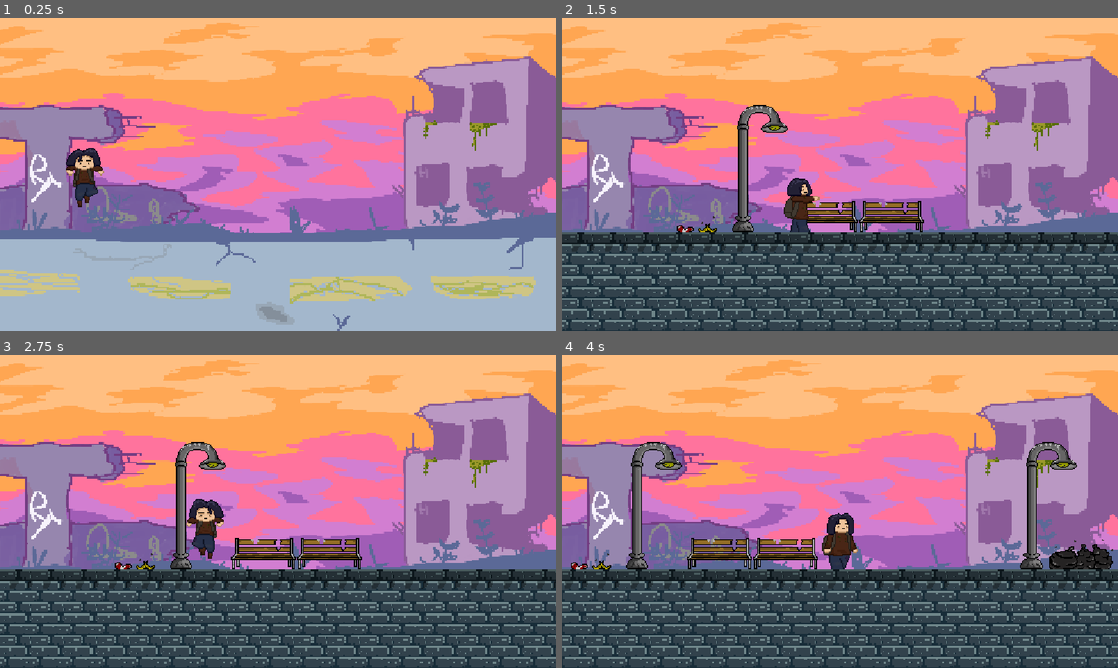
Above: before the commit, frames 1-4 (two rows, left to right).
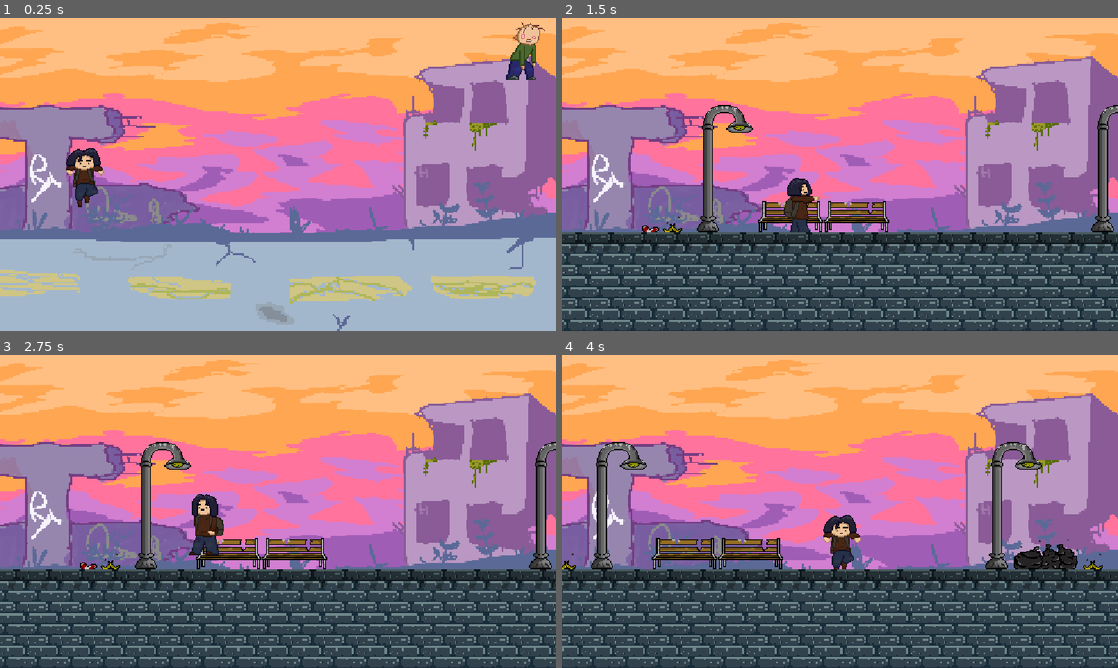
Above: after the commit, the same moments.

Repository: Renaaa189/WhatRemains
Game: Godot game, scene res://scenes/escena_principal.tscn
Two runs of this game, one before a commit and one after it. Both use one fixed random seed, a clock stepped at 60 frames per second and the inputs below.
Inputs (mouse positions are in pixels of both pictures, inside the frame that each line leads up to):
- Up to frame 1 (0.25 s): no input
- Up to frame 2 (1.5 s): move the mouse to (962, 158) at 0.52 s; hold Right (derecha) from 0.53 s (still down); click (962, 158) at 0.6 s; tap Space (saltar) at 0.77 s; move the mouse to (728, 190) at 1.27 s; click (728, 190) at 1.35 s
- Up to frame 3 (2.75 s): tap Space (saltar) at 1.52 s; move the mouse to (333, 442) at 2.02 s; release Right (derecha) at 2.03 s; hold A (izquierda) from 2.03 s (still down); click (333, 442) at 2.1 s
- Up to frame 4 (4 s): move the mouse to (812, 574) at 2.77 s; release A (izquierda) at 2.78 s; hold Right (derecha) from 2.78 s (still down); click (812, 574) at 2.85 s; tap Space (saltar) at 3.02, 3.77 s; move the mouse to (1006, 558) at 3.52 s; click (1006, 558) at 3.6 s

The runs differ from the first frame. In frame 1, 0.6% of the frame differs, in the area x 91-98%, y 1-20%; in frame 2, 11%; in frame 3, 12%; in frame 4, 14%, in the area x 0-100%, y 27-100%.

Commit message:
El somvi todo kumeadito ya está listo, solo le falta que colisione con el piso y que mate al jugador que ñikoooo  (っ´ཀ`)っ ╰⋃╯, :p sayonara baby

Diff:
--- a/game/project.godot
+++ b/game/project.godot
@@ -52,9 +52,9 @@
 
 [layer_names]
 
-2d_physics/layer_1="Sólido"
-2d_physics/layer_2="Daño"
-2d_physics/layer_3="Jugador"
+2d_physics/layer_1="World"
+2d_physics/layer_2="Player"
+2d_physics/layer_3="Enemy"
 2d_physics/layer_4="Recolectable"
 
 [physics]
--- a/game/scenes/Jugador/jugador.tscn
+++ b/game/scenes/Jugador/jugador.tscn
@@ -6,7 +6,9 @@
 [sub_resource type="RectangleShape2D" id="RectangleShape2D_u04hk"]
 size = Vector2(26, 58)
 
-[node name="Jugador" type="CharacterBody2D" unique_id=1052281432 node_paths=PackedStringArray("animacion")]
+[node name="Jugador" type="CharacterBody2D" unique_id=1052281432 node_paths=PackedStringArray("animacion") groups=["player"]]
+collision_layer = 2
+collision_mask = 5
 script = ExtResource("1_pxqnj")
 animacion = NodePath("Animaciones")
 
--- a/game/scenes/escena_principal.tscn
+++ b/game/scenes/escena_principal.tscn
@@ -3,6 +3,7 @@
 [ext_resource type="AudioStream" uid="uid://b0gpxsxotol1o" path="res://assets/music/Ciudad.mp3" id="1_4dcfo"]
 [ext_resource type="PackedScene" uid="uid://b4c3xwy1wvrou" path="res://scenes/Jugador/jugador.tscn" id="2_k880e"]
 [ext_resource type="PackedScene" uid="uid://rwvom5lfx28u" path="res://scenes/niveles/escena_ciudad.tscn" id="3_4h067"]
+[ext_resource type="PackedScene" uid="uid://do4y6etthnaq3" path="res://scenes/zombie.tscn" id="4_4dcfo"]
 
 [node name="EscenaPrincipal" type="Node2D" unique_id=1370056344]
 
@@ -17,3 +18,7 @@
 [node name="Node2D" type="Node2D" parent="." unique_id=56805840]
 
 [node name="EscenaCiudad" parent="Node2D" unique_id=377172697 instance=ExtResource("3_4h067")]
+position = Vector2(-34, 0)
+
+[node name="Zombie" parent="." unique_id=1800657608 instance=ExtResource("4_4dcfo")]
+position = Vector2(496, -51)
--- /dev/null
+++ b/game/scenes/zombie.tscn
@@ -0,0 +1,125 @@
+[gd_scene format=3 uid="uid://do4y6etthnaq3"]
+
+[ext_resource type="Script" uid="uid://diwh3332vsblh" path="res://scripts/zombie.gd" id="1_1vlb3"]
+[ext_resource type="Texture2D" uid="uid://ct7biu6cuuo5p" path="res://assets/sprites/Zombie/Sprite-0001-Recovered.png" id="2_httt1"]
+
+[sub_resource type="AtlasTexture" id="AtlasTexture_httt1"]
+atlas = ExtResource("2_httt1")
+region = Rect2(0, 0, 66, 77)
+
+[sub_resource type="AtlasTexture" id="AtlasTexture_7pfmu"]
+atlas = ExtResource("2_httt1")
+region = Rect2(66, 0, 66, 77)
+
+[sub_resource type="AtlasTexture" id="AtlasTexture_3fthk"]
+atlas = ExtResource("2_httt1")
+region = Rect2(132, 0, 66, 77)
+
+[sub_resource type="AtlasTexture" id="AtlasTexture_aetfh"]
+atlas = ExtResource("2_httt1")
+region = Rect2(198, 0, 66, 77)
+
+[sub_resource type="AtlasTexture" id="AtlasTexture_xepks"]
+atlas = ExtResource("2_httt1")
+region = Rect2(0, 0, 66, 77)
+
+[sub_resource type="AtlasTexture" id="AtlasTexture_4gx57"]
+atlas = ExtResource("2_httt1")
+region = Rect2(66, 0, 66, 77)
+
+[sub_resource type="AtlasTexture" id="AtlasTexture_ycv6i"]
+atlas = ExtResource("2_httt1")
+region = Rect2(132, 0, 66, 77)
+
+[sub_resource type="AtlasTexture" id="AtlasTexture_pjjxt"]
+atlas = ExtResource("2_httt1")
+region = Rect2(198, 0, 66, 77)
+
+[sub_resource type="SpriteFrames" id="SpriteFrames_1vlb3"]
+animations = [{
+"frames": [],
+"loop": 1,
+"name": &"attack",
+"speed": 5.0
+}, {
+"frames": [{
+"duration": 1.0,
+"texture": SubResource("AtlasTexture_httt1")
+}, {
+"duration": 1.0,
+"texture": SubResource("AtlasTexture_7pfmu")
+}, {
+"duration": 1.0,
+"texture": SubResource("AtlasTexture_3fthk")
+}, {
+"duration": 1.0,
+"texture": SubResource("AtlasTexture_aetfh")
+}],
+"loop": 1,
+"name": &"idle",
+"speed": 5.0
+}, {
+"frames": [{
+"duration": 1.0,
+"texture": SubResource("AtlasTexture_xepks")
+}, {
+"duration": 1.0,
+"texture": SubResource("AtlasTexture_4gx57")
+}, {
+"duration": 1.0,
+"texture": SubResource("AtlasTexture_ycv6i")
+}, {
+"duration": 1.0,
+"texture": SubResource("AtlasTexture_pjjxt")
+}],
+"loop": 1,
+"name": &"walk",
+"speed": 5.0
+}]
+
+[sub_resource type="CircleShape2D" id="CircleShape2D_g4v7s"]
+radius = 200.0
+
+[sub_resource type="CircleShape2D" id="CircleShape2D_ftooa"]
+radius = 40.0
+
+[node name="Main" type="Node2D" unique_id=1889586094]
+
+[node name="PatrolRight" type="Marker2D" parent="." unique_id=1671489857]
+position = Vector2(200, -4)
+
+[node name="PatrolLeft" type="Marker2D" parent="." unique_id=584021772]
+position = Vector2(-200, 0)
+
+[node name="Zombie" type="CharacterBody2D" parent="." unique_id=1800657608]
+collision_layer = 4
+collision_mask = 3
+script = ExtResource("1_1vlb3")
+
+[node name="AnimatedSprite2D" type="AnimatedSprite2D" parent="Zombie" unique_id=608939670]
+sprite_frames = SubResource("SpriteFrames_1vlb3")
+animation = &"attack"
+
+[node name="CollisionShape2D" type="CollisionShape2D" parent="Zombie" unique_id=1526612004]
+
+[node name="DetectionArea" type="Area2D" parent="Zombie" unique_id=331236918]
+collision_layer = 0
+collision_mask = 2
+
+[node name="CollisionShape2D" type="CollisionShape2D" parent="Zombie/DetectionArea" unique_id=1536650109]
+shape = SubResource("CircleShape2D_g4v7s")
+
+[node name="AttackArea" type="Area2D" parent="Zombie" unique_id=2057273630]
+collision_layer = 0
+collision_mask = 2
+
+[node name="CollisionShape2D" type="CollisionShape2D" parent="Zombie/AttackArea" unique_id=593115038]
+shape = SubResource("CircleShape2D_ftooa")
+
+[node name="AttackTimer" type="Timer" parent="Zombie" unique_id=43085577]
+one_shot = true
+
+[connection signal="body_entered" from="Zombie/DetectionArea" to="Zombie" method="_on_detection_area_body_entered"]
+[connection signal="body_exited" from="Zombie/DetectionArea" to="Zombie" method="_on_detection_area_body_exited"]
+[connection signal="body_entered" from="Zombie/AttackArea" to="Zombie" method="_on_attack_area_body_entered"]
+[connection signal="body_exited" from="Zombie/AttackArea" to="Zombie" method="_on_attack_area_body_exited"]
--- /dev/null
+++ b/game/scripts/zombie.gd
@@ -0,0 +1,157 @@
+extends CharacterBody2D
+
+
+enum State {
+	PATROL,
+	CHASE,
+	ATTACK
+}
+
+
+@export var patrol_speed := 50.0
+@export var chase_speed := 100.0
+@export var gravity := 980.0
+
+var current_state := State.PATROL
+var player: CharacterBody2D = null
+var player_in_detection := false
+var player_in_attack := false
+var patrol_direction := 1
+
+@onready var animated_sprite: AnimatedSprite2D = $AnimatedSprite2D
+
+@onready var patrol_left: Marker2D = $"../PatrolLeft"
+@onready var patrol_right: Marker2D = $"../PatrolRight"
+
+@onready var detection_area: Area2D = $DetectionArea
+@onready var attack_area: Area2D = $AttackArea
+@onready var attack_timer: Timer = $AttackTimer
+
+
+func _ready():
+	detection_area.body_entered.connect(_on_detection_body_entered)
+	detection_area.body_exited.connect(_on_detection_body_exited)
+
+	attack_area.body_entered.connect(_on_attack_body_entered)
+	attack_area.body_exited.connect(_on_attack_body_exited)
+
+
+func _physics_process(delta):
+	if not is_on_floor():
+		velocity.y += gravity * delta
+	else:
+		velocity.y = 0
+
+	match current_state:
+		State.PATROL:
+			patrol()
+
+		State.CHASE:
+			chase()
+
+		State.ATTACK:
+			attack()
+
+	move_and_slide()
+
+
+func patrol():
+	velocity.x = patrol_direction * patrol_speed
+
+	animated_sprite.play("walk")
+
+	if patrol_direction > 0:
+		animated_sprite.flip_h = false
+	else:
+		animated_sprite.flip_h = true
+
+	if global_position.x >= patrol_right.global_position.x:
+		patrol_direction = -1
+
+	elif global_position.x <= patrol_left.global_position.x:
+		patrol_direction = 1
+
+
+
+func chase():
+	if player == null:
+		current_state = State.PATROL
+		return
+
+	var direction = sign(player.global_position.x - global_position.x)
+
+	velocity.x = direction * chase_speed
+
+	animated_sprite.play("walk")
+
+	if direction > 0:
+		animated_sprite.flip_h = false
+	elif direction < 0:
+		animated_sprite.flip_h = true
+
+
+func attack():
+	velocity.x = 0
+
+	animated_sprite.play("attack")
+
+	if attack_timer.is_stopped():
+		print("¡ATAQUE!")
+		attack_timer.start()
+
+func _on_detection_body_entered(body):
+	if body.is_in_group("player"):
+		player = body
+		player_in_detection = true
+
+		if player_in_attack:
+			current_state = State.ATTACK
+		else:
+			current_state = State.CHASE
+
+
+func _on_detection_body_exited(body):
+	if body == player:
+		player_in_detection = false
+
+		# IMPORTANTE:
+		# Solo volvemos a patrullar si realmente
+		# salió del rango de detección.
+		if not player_in_attack:
+			player = null
+			current_state = State.PATROL
+
+
+func _on_attack_body_entered(body):
+	if body == player:
+		player_in_attack = true
+		current_state = State.ATTACK
+
+
+func _on_attack_body_exited(body):
+	if body == player:
+		player_in_attack = false
+
+		# Salió del rango de ataque,
+		# pero sigue dentro del rango de detección.
+		if player_in_detection:
+			current_state = State.CHASE
+		else:
+			player = null
+			current_state = State.PATROL
+
+
+func _on_attack_area_body_entered(body: Node2D) -> void:
+	pass # Replace with function body.
+
+
+func _on_attack_area_body_exited(body: Node2D) -> void:
+	pass # Replace with function body.
+
+
+func _on_detection_area_body_entered(body: Node2D) -> void:
+	pass # Replace with function body.
+
+
+func _on_detection_area_body_exited(body: Node2D) -> void:
+	pass # Replace with function body.
Binary file added: game/assets/sprites/Zombie/Sprite-0001-Recovered.png
Not shown, added: game/assets/sprites/Zombie/Sprite-0001-Recovered.png.import
Not shown, added: game/scripts/zombie.gd.uid
